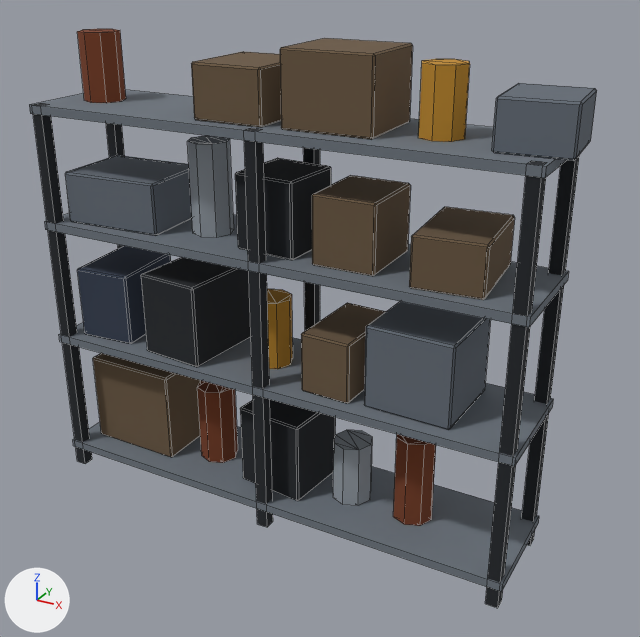
A saved change to the FBX model Assets/_Project/Art/Environment/LabKit/Meshes/Shelf_Storage.fbx.
Camera for both pictures: a 50 mm lens placed at (2.45, -4.06, 3.32), pointed at (0.22, -0.01, 1.3). Every picture has the same lights, and +X, +Y and +Z are marked at lower left. The first picture is the older version. Mesh edges are drawn as thin lines.

In view in the first picture: 'Shelf_Storage'.
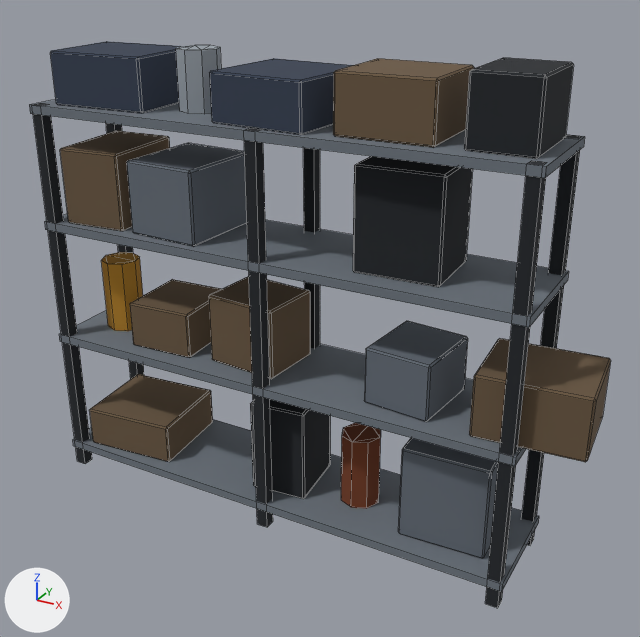
Boxes (x1, y1, x2, y2) around the edits, measured in the pictures (640 x 637 px; the box of a moved part takes in the faces that stretch with it):
'Shelf_Storage', reshaped
    before: (29, 29, 597, 608)
    after: (29, 41, 611, 608)
part 1 of me_shelf_storage, added (brown)
    after: (341, 423, 381, 509)
part 2 of me_shelf_storage, moved or reshaped
    before: (77, 246, 171, 344)
    after: (90, 374, 213, 462)
part 3 of me_shelf_storage, added (orange)
    after: (101, 252, 143, 331)
part 4 of me_shelf_storage, moved or reshaped
    before: (141, 257, 251, 367)
    after: (364, 321, 468, 422)
part 5 of me_shelf_storage, moved or reshaped
    before: (312, 175, 411, 276)
    after: (353, 156, 473, 287)
part 6 of me_shelf_storage, added
    after: (176, 45, 221, 114)
part 7 of me_shelf_storage, moved or reshaped
    before: (65, 155, 192, 235)
    after: (50, 41, 180, 113)
part 8 of me_shelf_storage, moved or reshaped
    before: (280, 38, 413, 139)
    after: (333, 58, 474, 147)
part 9 of me_shelf_storage, moved or reshaped
    before: (364, 301, 491, 430)
    after: (464, 58, 574, 159)
part 10 of me_shelf_storage, rebuilt
    before: (191, 51, 281, 127)
    after: (209, 58, 353, 135)
part 11 of me_shelf_storage, rebuilt (16% narrower)
    before: (240, 399, 336, 501)
    after: (250, 399, 330, 499)
part 12 of me_shelf_storage, rebuilt
    before: (267, 289, 293, 369)
    after: (209, 276, 310, 379)
part 13 of me_shelf_storage, added
    after: (398, 438, 499, 559)
part 14 of me_shelf_storage, added (brown)
    after: (130, 279, 221, 358)
part 15 of me_shelf_storage, added (brown)
    after: (469, 339, 611, 462)
part 16 of me_shelf_storage, added (brown)
    after: (60, 131, 170, 231)
part 17 of me_shelf_storage, added
    after: (127, 143, 247, 247)
part 18 of me_shelf_storage, deleted
    before: (77, 29, 597, 526)

Patch to the scene script:
```diff
--- a/Assets/_Project/Art/Environment/LabKit/Meshes/Shelf_Storage.fbx.py
+++ b/Assets/_Project/Art/Environment/LabKit/Meshes/Shelf_Storage.fbx.py
@@ me_shelf_storage @@
-me_shelf_storage.from_pydata(...)  # 504 vertices, 538 faces; spans x -1.5..1.59, y -0.34..0.34, z 0.0..2.8
+me_shelf_storage.from_pydata(...)  # 464 vertices, 484 faces; spans x -1.5..1.82, y -0.34..0.34, z 0.0..2.76
+# me_shelf_storage part 1: a new loose piece, an 8-sided cylinder along z spanning x 0.37..0.61, y -0.12..0.12, z 0.17..0.62, in mat_lab_rust (brown #7a3e22)
+# me_shelf_storage part 2: the loose piece of 24 vertices spanning x -1.4..-0.99, y -0.26..0.26, z 0.95..1.4 is scaled about its middle by (1.67, 1.12, 0.564), then moved by (0.12, 0.0, -0.88), in mat_lab_cardboard (brown #6a5741)
+# me_shelf_storage part 3: a new loose piece, an 8-sided cylinder along z spanning x -1.35..-1.11, y -0.12..0.12, z 0.95..1.41, in mat_lab_hazard (orange #c08a2a)
+# me_shelf_storage part 4: the loose piece of 24 vertices spanning x -0.85..-0.39, y -0.3..0.3, z 0.95..1.46 is scaled about its middle by (0.948, 0.78, 0.647), then moved by (1.44, 0.0, -0.09), in mat_lab_walllight (grey #646c76)
+# me_shelf_storage part 5: the loose piece of 24 vertices spanning x 0.28..0.65, y -0.23..0.23, z 1.7..2.09 is scaled about its middle by (1.32, 0.936, 1.49), then moved by (0.29, 0.0, 0.09), in mat_lab_metaldark (black #1f2328)
+# me_shelf_storage part 6: a new loose piece, an 8-sided cylinder along z spanning x -0.66..-0.42, y -0.12..0.12, z 2.4..2.74, in mat_lab_steel (grey #9aa2aa)
+# me_shelf_storage part 7: the loose piece of 24 vertices spanning x -1.39..-0.73, y -0.27..0.27, z 1.7..2.01 is scaled about its middle by (0.961, 1.03, 0.977), then moved by (-0.01, 0.0, 0.7), in mat_lab_fabricblue (dark blue #343e50)
+# me_shelf_storage part 8: the loose piece of 24 vertices spanning x 0.11..0.63, y -0.24..0.24, z 2.4..2.8 is scaled about its middle by (1.04, 1.07, 0.775), then moved by (0.31, 0.0, -0.04)
+# me_shelf_storage part 9: the loose piece of 24 vertices spanning x 0.62..1.14, y -0.26..0.26, z 0.95..1.43 is scaled about its middle by (0.675, 0.928, 0.74), then moved by (0.38, 0.0, 1.39), in mat_lab_metaldark (black #1f2328)
+# me_shelf_storage part 10: the loose piece of 24 vertices spanning x -0.41..0.01, y -0.25..0.25, z 2.4..2.7 is rebuilt with 24 vertices and now spans x -0.28..0.32, y -0.3..0.3, z 2.4..2.66, in mat_lab_fabricblue (dark blue #343e50)
+# me_shelf_storage part 11: the loose piece of 24 vertices spanning x -0.24..0.23, y -0.22..0.22, z 0.17..0.68 is rebuilt with 24 vertices and now spans x -0.17..0.21, y -0.22..0.22, z 0.17..0.76
+# me_shelf_storage part 12: the loose piece of 16 vertices spanning x -0.22..0.02, y -0.12..0.12, z 0.95..1.37 is rebuilt with 24 vertices and now spans x -0.43..0.06, y -0.22..0.22, z 0.95..1.37, in mat_lab_cardboard (brown #6a5741)
+# me_shelf_storage part 13: a new loose piece of 24 vertices spanning x 0.83..1.35, y -0.22..0.22, z 0.17..0.74, in mat_lab_walllight (grey #646c76)
+# me_shelf_storage part 14: a new loose piece of 24 vertices spanning x -1.01..-0.56, y -0.24..0.24, z 0.95..1.24, in mat_lab_cardboard (brown #6a5741)
+# me_shelf_storage part 15: a new loose piece of 24 vertices spanning x 1.2..1.82, y -0.27..0.27, z 0.95..1.3, in mat_lab_cardboard (brown #6a5741)
+# me_shelf_storage part 16: a new loose piece of 24 vertices spanning x -1.4..-0.96, y -0.29..0.29, z 1.7..2.16, in mat_lab_cardboard (brown #6a5741)
+# me_shelf_storage part 17: a new loose piece of 24 vertices spanning x -0.89..-0.4, y -0.29..0.29, z 1.7..2.13, in mat_lab_walllight (grey #646c76)
+# me_shelf_storage part 18: 11 loose pieces with 216 vertices, spanning x -1.38..1.59, y -0.28..0.28, z 0.17..2.79, are deleted
 me_shelf_storage.materials.append(mat_lab_metaldark)
```
